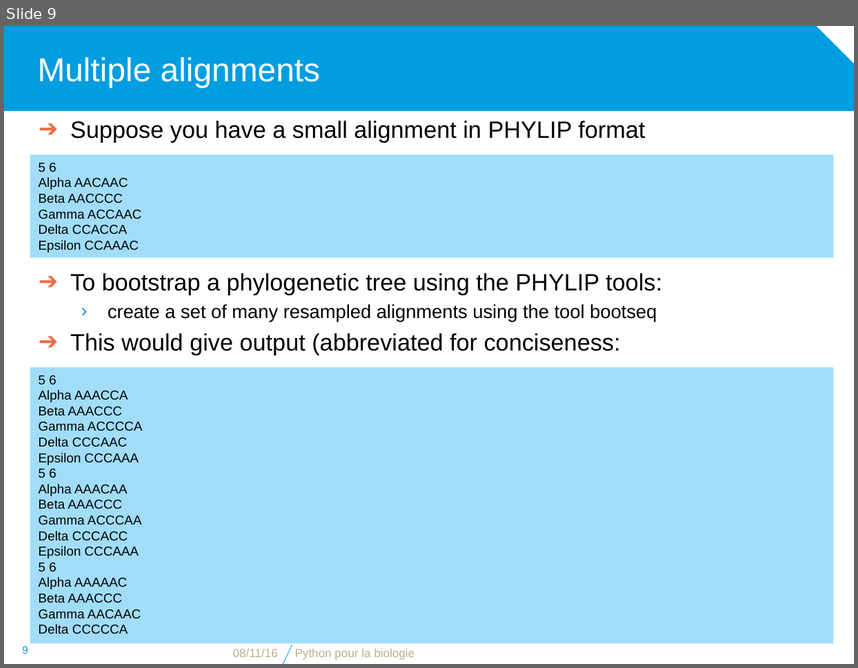
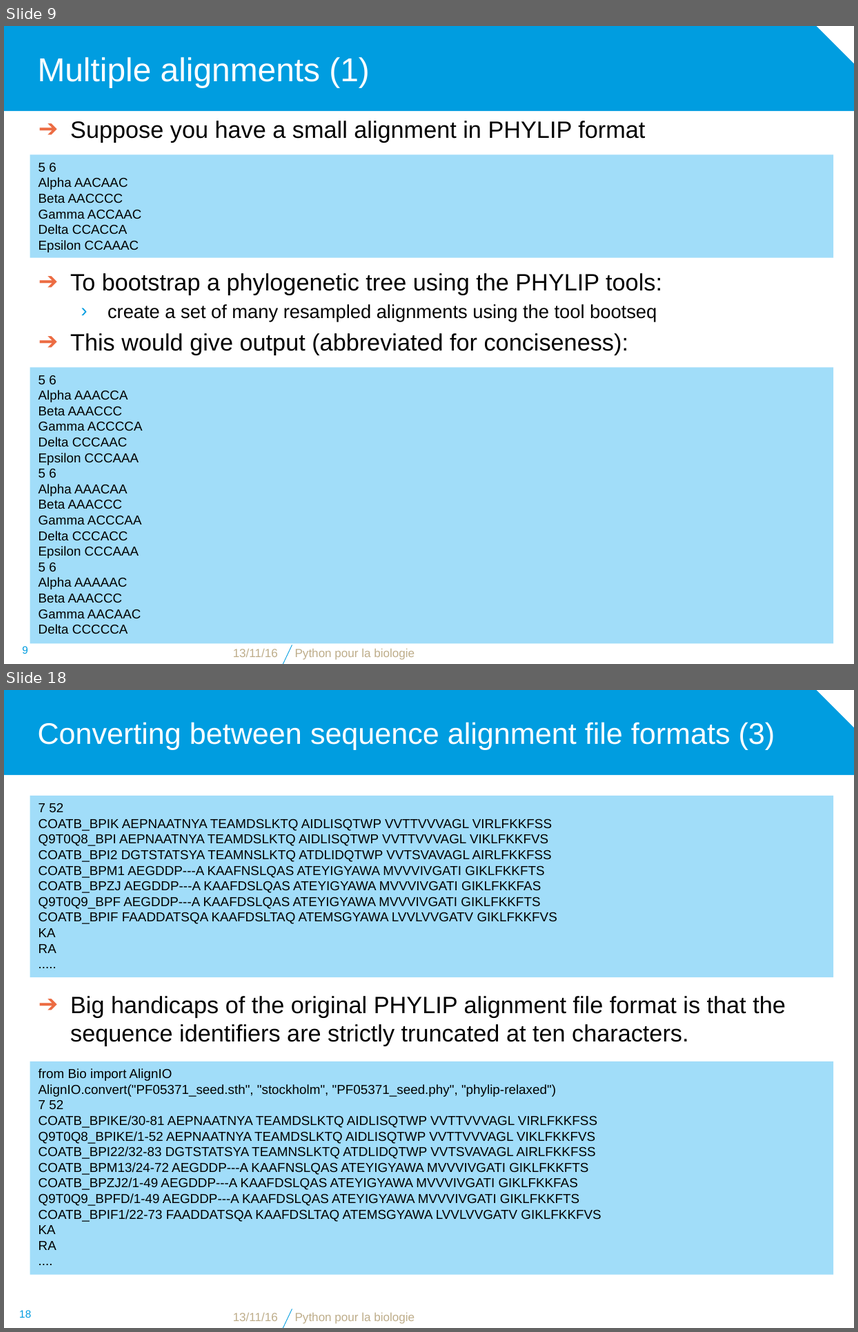
Before and after one commit to bdartigues/python_cnrs_formation, a slide deck: slides/python_biopython_Multiple_alignment.pptx. Shown one above the other, each under a label of ours: slide 9 before the commit, slides 9 and 18 after it; the slides between them are not shown. The pictures are 858x668 and 858x1332 pixels, drawn with LibreOffice and Linux fonts; fonts in the diff are those of the drawing; background and template pictures are left out. Boxes give left, top, right and bottom in pixels: in the first picture for what was removed or moved away, otherwise in the second. Text is boxed around its words. In the diff, an @@ line names an element or a change of style, - is before the commit and + after.

```diff
--- a/slides/python_biopython_Multiple_alignment.pptx
+++ b/slides/python_biopython_Multiple_alignment.pptx
@@ slide 18 added at (x1=4, y1=690, x2=854, y2=1328), background #FFFFFF; not listed: 2 template elements that a slide beside it also shows @@
@@ title added at (x1=38, y1=722, x2=775, y2=750), 25.2 pt, text #FFFFFF @@
+Converting between sequence alignment file formats (3)
@@ rectangle added at (x1=30, y1=796, x2=833, y2=977), fill #A1DDF9, 11 pt, text #000000 @@
+7 52
+COATB_BPIK AEPNAATNYA TEAMDSLKTQ AIDLISQTWP VVTTVVVAGL VIRLFKKFSS
+Q9T0Q8_BPI AEPNAATNYA TEAMDSLKTQ AIDLISQTWP VVTTVVVAGL VIKLFKKFVS
+COATB_BPI2 DGTSTATSYA TEAMNSLKTQ ATDLIDQTWP VVTSVAVAGL AIRLFKKFSS
+COATB_BPM1 AEGDDP---A KAAFNSLQAS ATEYIGYAWA MVVVIVGATI GIKLFKKFTS
+COATB_BPZJ AEGDDP---A KAAFDSLQAS ATEYIGYAWA MVVVIVGATI GIKLFKKFAS
+Q9T0Q9_BPF AEGDDP---A KAAFDSLQAS ATEYIGYAWA MVVVIVGATI GIKLFKKFTS
+COATB_BPIF FAADDATSQA KAAFDSLTAQ ATEMSGYAWA LVVLVVGATV GIKLFKKFVS
+KA
+RA
+.....
@@ text added at (x1=70, y1=996, x2=786, y2=1045), 20 pt, text #000000 @@
+➔ Big handicaps of the original PHYLIP alignment file format is that the sequence identifiers are strictly truncated at ten characters.
@@ rectangle added at (x1=30, y1=1061, x2=833, y2=1275), fill #A1DDF9, 11 pt, text #000000 @@
+from Bio import AlignIO
+AlignIO.convert("PF05371_seed.sth", "stockholm", "PF05371_seed.phy", "phylip-relaxed")
+7 52
+COATB_BPIKE/30-81 AEPNAATNYA TEAMDSLKTQ AIDLISQTWP VVTTVVVAGL VIRLFKKFSS
+Q9T0Q8_BPIKE/1-52 AEPNAATNYA TEAMDSLKTQ AIDLISQTWP VVTTVVVAGL VIKLFKKFVS
+COATB_BPI22/32-83 DGTSTATSYA TEAMNSLKTQ ATDLIDQTWP VVTSVAVAGL AIRLFKKFSS
+COATB_BPM13/24-72 AEGDDP---A KAAFNSLQAS ATEYIGYAWA MVVVIVGATI GIKLFKKFTS
+COATB_BPZJ2/1-49 AEGDDP---A KAAFDSLQAS ATEYIGYAWA MVVVIVGATI GIKLFKKFAS
+Q9T0Q9_BPFD/1-49 AEGDDP---A KAAFDSLQAS ATEYIGYAWA MVVVIVGATI GIKLFKKFTS
+COATB_BPIF1/22-73 FAADDATSQA KAAFDSLTAQ ATEMSGYAWA LVVLVVGATV GIKLFKKFVS
+KA
+RA
+....
@@ page number added at (x1=19, y1=1310, x2=31, y2=1317), 9 pt, text #009DE0 @@
+18
@@ text added at (x1=233, y1=1312, x2=278, y2=1321), 10 pt, text #BEAD8A @@
+13/11/16
@@ text added at (x1=295, y1=1312, x2=415, y2=1323), 10 pt, text #BEAD8A @@
+Python pour la biologie
@@ slide 9 changed as well @@
@@ title at (x1=38, y1=57, x2=370, y2=87): text changed @@
-Multiple alignments
+Multiple alignments (1)
@@ text at (x1=70, y1=333, x2=628, y2=354): text changed @@
-➔ This would give output (abbreviated for conciseness:
+➔ This would give output (abbreviated for conciseness):
@@ text at (x1=233, y1=648, x2=278, y2=657): text changed @@
-08/11/16
+13/11/16
```
Also in this commit, not shown: 14 other slides changed, 14 other slides added, 8 slides removed, 4 other files.
